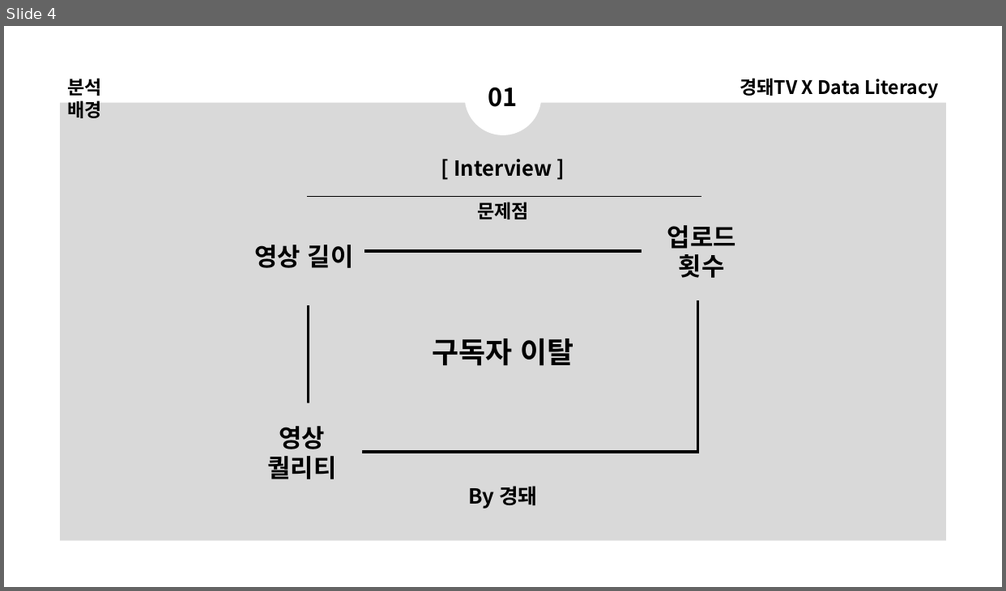
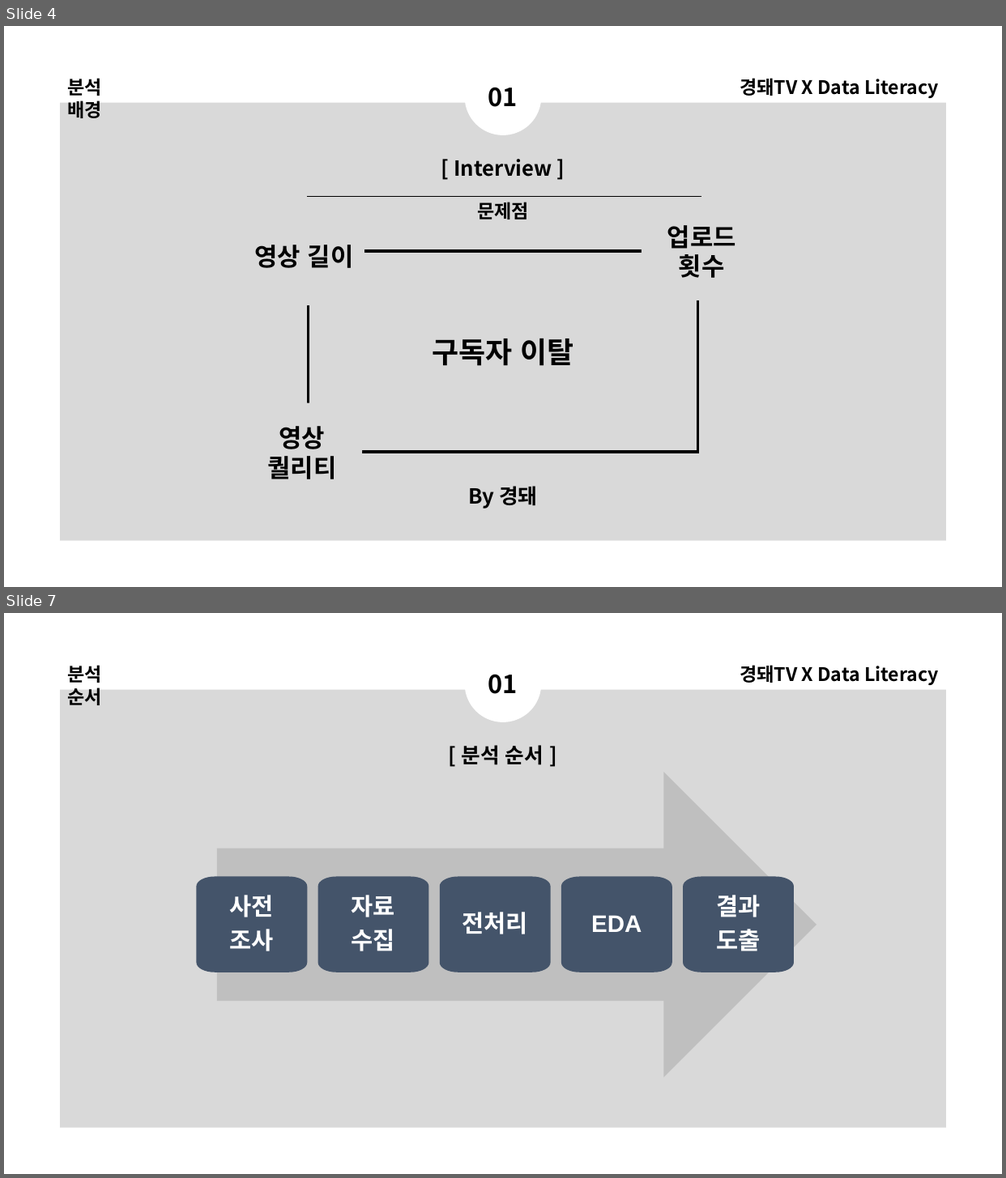
Before and after one commit to DominKim/Data_literacy, a slide deck: 2.프로젝트/1.경돼/5.분석결과/경돼x데이터리터러시.pptx. Shown one above the other, each under a label of ours: slide 4 before the commit, slides 4 and 7 after it; the slides between them are not shown. The pictures are 1006x591 and 1006x1178 pixels, drawn with LibreOffice and Linux fonts; fonts in the diff are those of the drawing. Boxes give left, top, right and bottom in pixels: in the first picture for what was removed or moved away, otherwise in the second. Text is boxed around its words. In the diff, an @@ line names an element or a change of style, - is before the commit and + after.

```diff
--- a/2.프로젝트/1.경돼/5.분석결과/경돼x데이터리터러시.pptx
+++ b/2.프로젝트/1.경돼/5.분석결과/경돼x데이터리터러시.pptx
@@ slide 7 added at <box>4,613,1002,1174</box>, background #FFFFFF; not listed: 1 template element that a slide beside it also shows @@
@@ ellipse added at <box>464,646,541,722</box>, fill #FFFFFF @@
@@ text added at <box>67,665,102,705</box>, 18 pt, text #000000, bold @@
+분석 순서
@@ text added at <box>488,674,518,694</box>, 24 pt, text #000000, bold @@
+01
@@ text added at <box>739,665,939,685</box>, 18 pt, text #000000, bold @@
+경돼TV X Data Literacy
@@ text added at <box>461,745,543,765</box>, 20 pt, text #000000, bold @@
+[ 분석 순서 ]
@@ right arrow added at <box>217,772,817,1078</box>, fill #BFBFBF @@
@@ freeform shape added at <box>197,876,307,973</box>, fill #44546A, 23 pt, text #FFFFFF, bold @@
+사전
+조사
@@ freeform shape added at <box>317,876,428,973</box>, fill #44546A, 23 pt, text #FFFFFF, bold @@
+자료
+수집
@@ freeform shape added at <box>440,876,551,973</box>, fill #44546A, 23 pt, text #FFFFFF, bold @@
+전처리
@@ freeform shape added at <box>562,876,672,973</box>, fill #44546A, 23 pt, text #FFFFFF, bold @@
+EDA
@@ freeform shape added at <box>683,876,794,973</box>, fill #44546A, 23 pt, text #FFFFFF, bold @@
+결과
+도출
```
Also in this commit, not shown: 2 slides changed, 13 other slides added, 2 slides removed, 9 other files.
